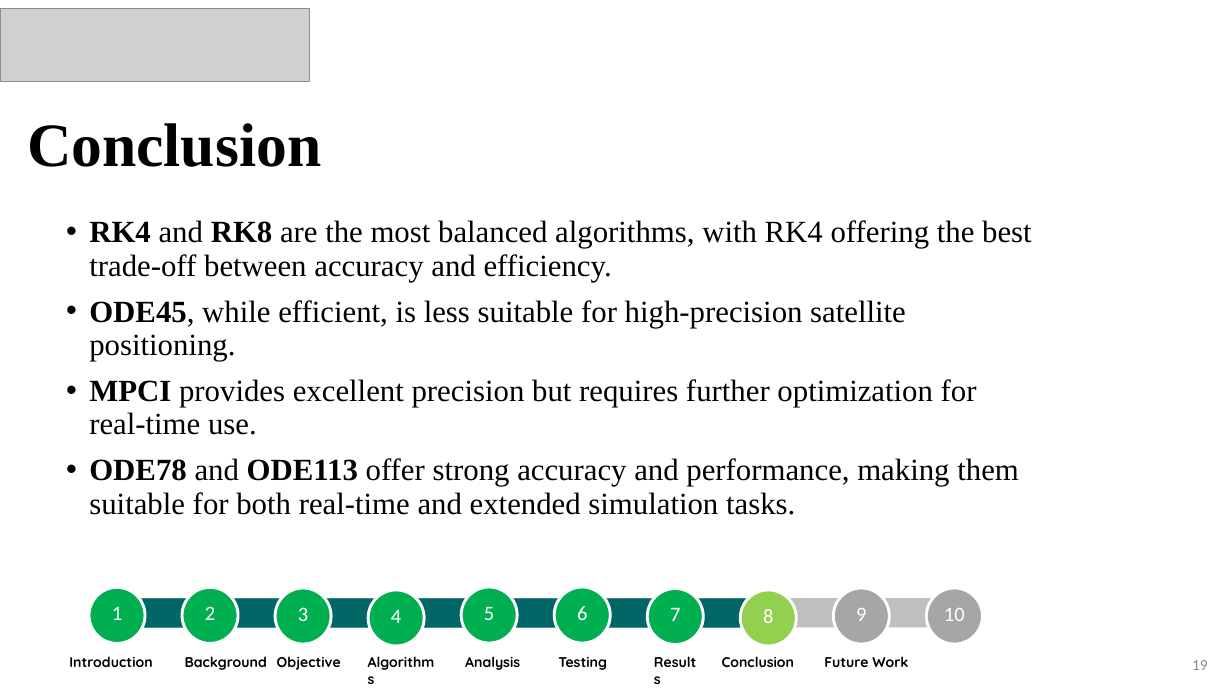
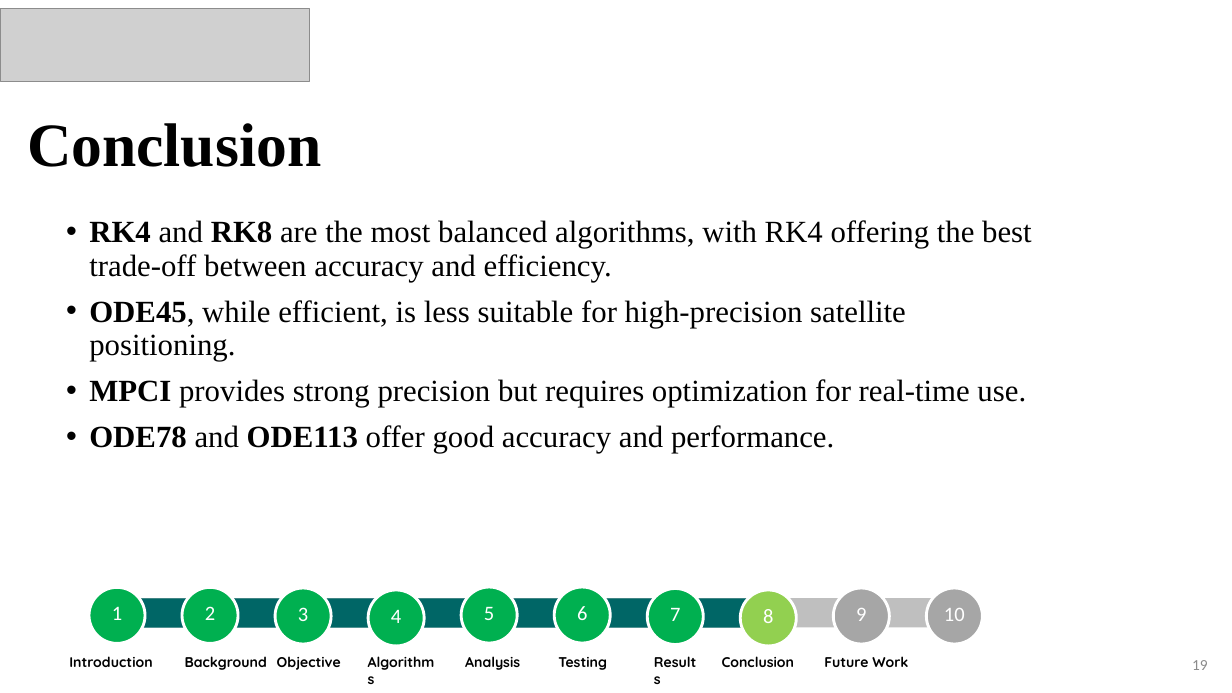
Before and after one commit to BraudeMechInd4-0/Autonomous-satellite-, a slide deck: slide 19 of project/Project presenation/Project Final A.pptx. Drawn at 1232x693 pixels with LibreOffice and Linux fonts; fonts in the diff are those of the drawing; grey boxes stand for pictures. Boxes give left, top, right and bottom in pixels: in the first picture for what was removed or moved away, otherwise in the second. Text is boxed around its words. In the diff, an @@ line names an element or a change of style, - is before the commit and + after.

```diff
--- a/project/Project presenation/Project Final A.pptx
+++ b/project/Project presenation/Project Final A.pptx
@@ text at (89,379,1026,453): text changed @@
-• MPCI provides excellent precision but requires further optimization for real-time use.
-• ODE78 and ODE113 offer strong accuracy and performance, making them suitable for both real-time and extended simulation tasks.
+• MPCI provides strong precision but requires optimization for real-time use.
+• ODE78 and ODE113 offer good accuracy and performance.
```
Also in this commit, not shown: 2 other slides changed.
